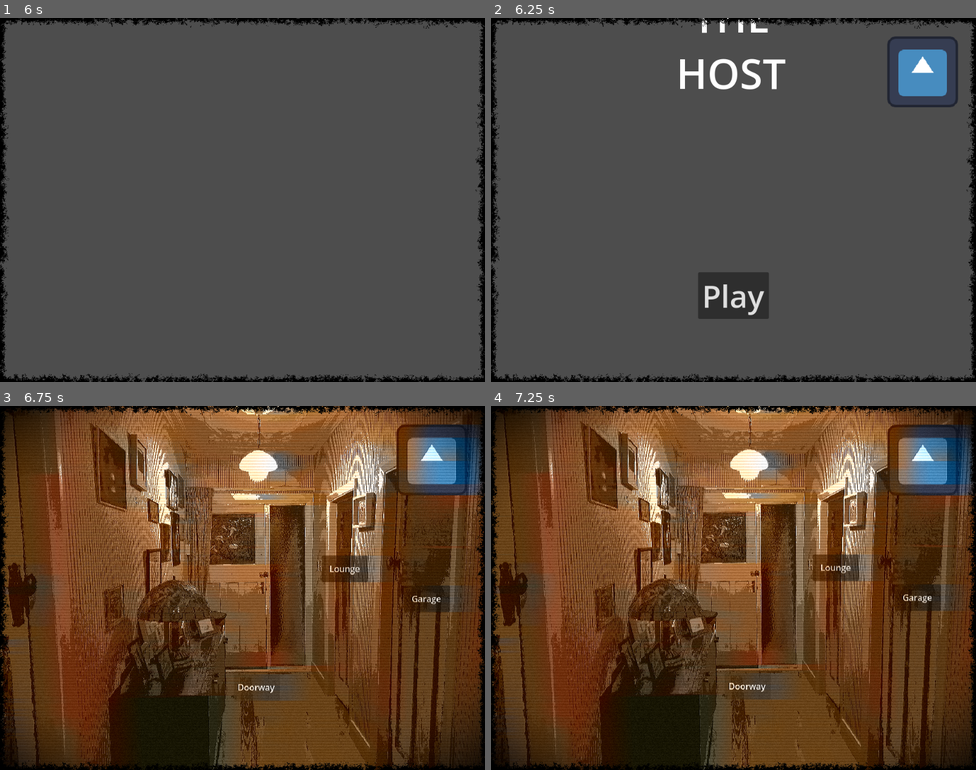
Above: before the commit, frames 1-4 (two rows, left to right).
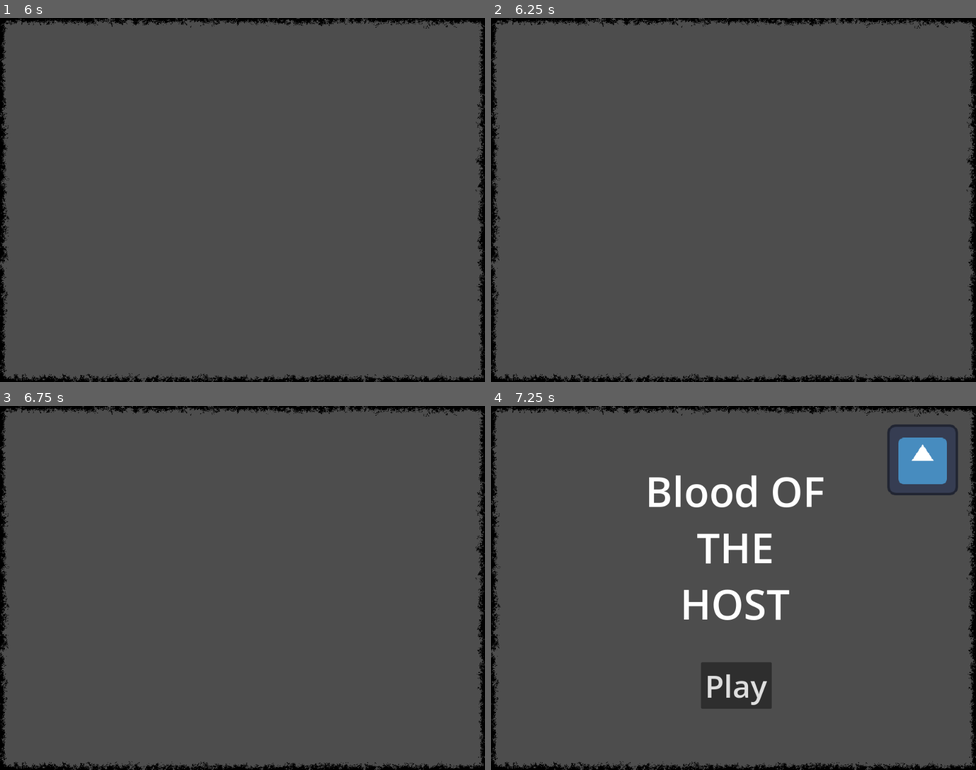
Above: after the commit, the same moments.

Repository: howarja/Vampire-Game
Game: Godot game, scene res://scenes/mainMenu.tscn
Two runs of this game, one before a commit and one after it. Both use one fixed random seed, a clock stepped at 60 frames per second and the inputs below. The engine's default icon, where the game draws it, is replaced by a stand-in: a white triangle on a blue panel in a dark square.
Inputs (mouse positions are in pixels of both pictures, inside the frame that each line leads up to):
- Up to frame 1 (6 s): tap Enter at 0.5, 3.5 s; move the mouse to (349, 181) at 0.52 s; press the mouse at (349, 181) at 0.53 s; move the mouse to (145, 218) at 1.27 s; release the mouse at (145, 218) at 1.28 s; click (145, 218) at 1.35 s; move the mouse to (291, 119) at 2.02 s; press the mouse at (291, 119) at 2.03 s; tap Space at 2.75, 5.75 s; move the mouse to (218, 272) at 2.77 s; release the mouse at (218, 272) at 2.78 s; click (218, 272) at 2.85 s; move the mouse to (388, 254) at 3.52 s; press the mouse at (388, 254) at 3.53 s; move the mouse to (97, 145) at 4.27 s; release the mouse at (97, 145) at 4.28 s; click (97, 145) at 4.35 s; move the mouse to (266, 200) at 5.02 s; press the mouse at (266, 200) at 5.03 s; move the mouse to (169, 109) at 5.77 s; release the mouse at (169, 109) at 5.78 s; click (169, 109) at 5.85 s
- Up to frame 2 (6.25 s): no input
- Up to frame 3 (6.75 s): click (242, 682) at 6.5 s, where only the run before the commit has a clickable "Play"
- Up to frame 4 (7.25 s): no input

Frame 1 is identical in both runs. In frame 2, 4.4% of the frame differs, in the area x 39-97%, y 0-83%; in frame 3, 96%, in the area x 0-100%, y 0-100%; in frame 4, 95%.

Commit message:
Added elastic tween to logo
if someone can figure out how to do it through animationPlayer, then they can do that if they want 🙏

Diff:
--- a/scenes/mainMenu.tscn
+++ b/scenes/mainMenu.tscn
@@ -10,55 +10,16 @@
 [sub_resource type="Animation" id="Animation_l7wge"]
 resource_name = "Logo"
 length = 5.766667
-tracks/0/type = "value"
+tracks/0/type = "method"
 tracks/0/imported = false
 tracks/0/enabled = true
-tracks/0/path = NodePath("TextHolder/Blood:position")
+tracks/0/path = NodePath("BloodOfTheHost")
 tracks/0/interp = 1
 tracks/0/loop_wrap = true
 tracks/0/keys = {
-"times": PackedFloat32Array(0, 0.98),
-"transitions": PackedFloat32Array(0.4, 1),
-"update": 0,
-"values": [Vector2(259, -455), Vector2(244, 73)]
-}
-tracks/1/type = "method"
-tracks/1/imported = false
-tracks/1/enabled = true
-tracks/1/path = NodePath("BloodOfTheHost")
-tracks/1/interp = 1
-tracks/1/loop_wrap = true
-tracks/1/keys = {
 "times": PackedFloat32Array(),
 "transitions": PackedFloat32Array(),
 "values": []
-}
-tracks/2/type = "value"
-tracks/2/imported = false
-tracks/2/enabled = true
-tracks/2/path = NodePath("BloodOfTheHost:playing")
-tracks/2/interp = 1
-tracks/2/loop_wrap = true
-tracks/2/keys = {
-"times": PackedFloat32Array(1),
-"transitions": PackedFloat32Array(1),
-"update": 1,
-"values": [true]
-}
-
-[sub_resource type="Animation" id="Animation_7nrmo"]
-length = 0.001
-tracks/0/type = "value"
-tracks/0/imported = false
-tracks/0/enabled = true
-tracks/0/path = NodePath("TextHolder/Blood:position")
-tracks/0/interp = 1
-tracks/0/loop_wrap = true
-tracks/0/keys = {
-"times": PackedFloat32Array(0),
-"transitions": PackedFloat32Array(1),
-"update": 0,
-"values": [Vector2(-485, 73)]
 }
 tracks/1/type = "value"
 tracks/1/imported = false
@@ -67,10 +28,73 @@
 tracks/1/interp = 1
 tracks/1/loop_wrap = true
 tracks/1/keys = {
+"times": PackedFloat32Array(1),
+"transitions": PackedFloat32Array(1),
+"update": 1,
+"values": [true]
+}
+tracks/2/type = "value"
+tracks/2/imported = false
+tracks/2/enabled = true
+tracks/2/path = NodePath("TextHolder/PlayButton:visible")
+tracks/2/interp = 1
+tracks/2/loop_wrap = true
+tracks/2/keys = {
+"times": PackedFloat32Array(1),
+"transitions": PackedFloat32Array(1),
+"update": 1,
+"values": [true]
+}
+tracks/3/type = "value"
+tracks/3/imported = false
+tracks/3/enabled = true
+tracks/3/path = NodePath("Settings:visible")
+tracks/3/interp = 1
+tracks/3/loop_wrap = true
+tracks/3/keys = {
+"times": PackedFloat32Array(1),
+"transitions": PackedFloat32Array(1),
+"update": 1,
+"values": [true]
+}
+
+[sub_resource type="Animation" id="Animation_7nrmo"]
+length = 0.001
+tracks/0/type = "value"
+tracks/0/imported = false
+tracks/0/enabled = true
+tracks/0/path = NodePath("BloodOfTheHost:playing")
+tracks/0/interp = 1
+tracks/0/loop_wrap = true
+tracks/0/keys = {
 "times": PackedFloat32Array(0),
 "transitions": PackedFloat32Array(1),
 "update": 1,
 "values": [false]
+}
+tracks/1/type = "value"
+tracks/1/imported = false
+tracks/1/enabled = true
+tracks/1/path = NodePath("TextHolder/PlayButton:visible")
+tracks/1/interp = 1
+tracks/1/loop_wrap = true
+tracks/1/keys = {
+"times": PackedFloat32Array(0),
+"transitions": PackedFloat32Array(1),
+"update": 1,
+"values": [true]
+}
+tracks/2/type = "value"
+tracks/2/imported = false
+tracks/2/enabled = true
+tracks/2/path = NodePath("Settings:visible")
+tracks/2/interp = 1
+tracks/2/loop_wrap = true
+tracks/2/keys = {
+"times": PackedFloat32Array(0),
+"transitions": PackedFloat32Array(1),
+"update": 1,
+"values": [true]
 }
 
 [sub_resource type="AnimationLibrary" id="AnimationLibrary_7nrmo"]
@@ -115,10 +139,10 @@
 anchor_top = 0.5
 anchor_right = 0.5
 anchor_bottom = 0.5
-offset_left = -73.0
-offset_top = 149.0
-offset_right = 73.0
-offset_bottom = 245.0
+offset_left = -67.0
+offset_top = 153.0
+offset_right = 79.0
+offset_bottom = 249.0
 grow_horizontal = 2
 grow_vertical = 2
 pivot_offset_ratio = Vector2(0.5, 0.5)
@@ -128,10 +152,10 @@
 
 [node name="Blood" type="RichTextLabel" parent="TextHolder" unique_id=2088444752]
 layout_mode = 0
-offset_left = -485.0
-offset_top = 73.0
-offset_right = 2.036621
-offset_bottom = 488.0
+offset_left = 260.0
+offset_top = -423.0
+offset_right = 747.03674
+offset_bottom = -8.0
 pivot_offset_ratio = Vector2(0.5, 0.5)
 theme_override_font_sizes/normal_font_size = 85
 text = "Blood OF THE
@@ -147,9 +171,9 @@
 anchor_left = 0.5
 anchor_right = 0.5
 offset_left = -109.0
-offset_top = 640.0
+offset_top = 644.0
 offset_right = 134.0
-offset_bottom = 715.0
+offset_bottom = 719.0
 grow_horizontal = 2
 pivot_offset = Vector2(128, 0)
 theme_override_font_sizes/font_size = 48
@@ -171,7 +195,7 @@
 [node name="BloodOfTheHost" type="AudioStreamPlayer2D" parent="." unique_id=541277287]
 position = Vector2(508, 343)
 stream = ExtResource("6_clbkb")
-volume_db = 13.0
+volume_db = 10.0
 
 [connection signal="button_down" from="TextHolder/PlayButton" to="TextHolder/PlayButton" method="_on_button_down"]
 [connection signal="button_up" from="TextHolder/PlayButton" to="TextHolder/PlayButton" method="_on_button_up"]
--- a/scripts/main_menu.gd
+++ b/scripts/main_menu.gd
@@ -13,9 +13,13 @@
 	playButton.hide();
 	fadeText("A GAME BY\n\nJames Howard\nJoshua Wolf\nTishar Sreekantam\nTijmen Verschueren\nZachary Quinn",3)
 	await get_tree().create_timer(6).timeout;
-	playButton.show();
-	settings.show();
+	#playButton.show();
+	#settings.show();
 	$MenuAnim.play("Logo")
+	var tween = get_tree().create_tween()
+	tween.tween_property($TextHolder/Blood, "position", Vector2(260,45), 2).set_trans(Tween.TRANS_ELASTIC)
+	await tween.finished
+
 
 func fadeText(newText,visibleLength):
 	normal_text.text = newText
